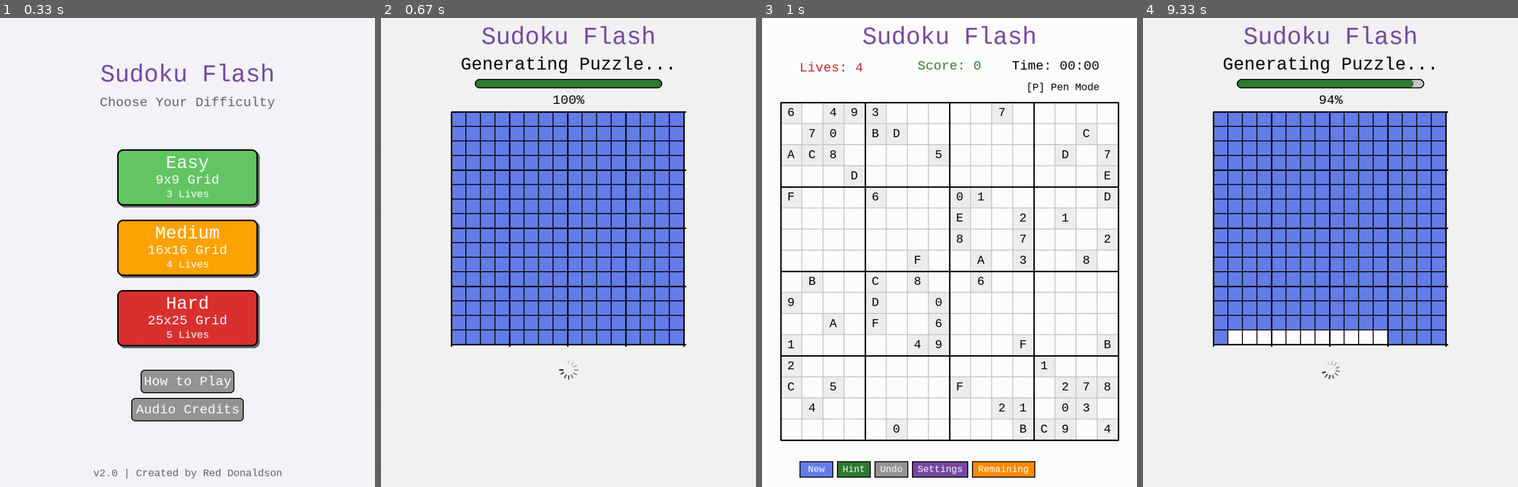
Above: before the commit, frames 1-4 (left to right).
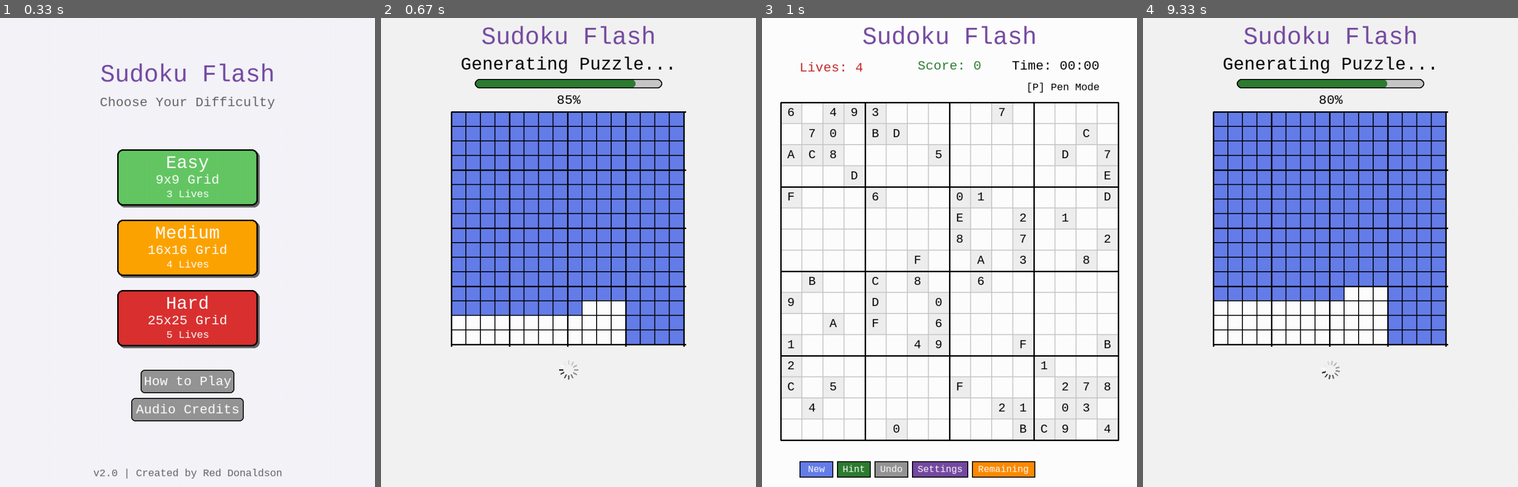
Above: after the commit, the same moments.

Repository: dbdonaldson50/PyGame-Sudoku-Flood
Game: pygame game, started from sudoku_flash.py
The game is run twice, just before and just after one commit, with the same random seed, the same clock (stepped at 60 frames per second) and the same inputs.
Inputs (mouse positions are in pixels of both pictures, inside the frame that each line leads up to):
- Up to frame 1 (0.33 s): no input
- Up to frame 2 (0.67 s): click (568, 252) at 0.38 s
- Up to frame 3 (1 s): no input
- Up to frame 4 (9.33 s): hold Up 1.17-1.63 s; hold Right 1.67-2.13 s; click (1368, 355) at 2.22 s; click "New" at 2.55 s; click "Remaining" at 2.88 s; hold Left 3.17-3.7 s; hold Down 3.73-4.03 s; hold Left 4.07-4.47 s; tap A at 4.5, 5.38, 6.95, 8.28 s; hold Up 4.83-5.2 s; hold Right 5.23-5.87 s; hold Down 5.9-6.27 s; tap 9 at 6.05, 7.45 s; hold Left 6.3-6.77 s; hold Right 6.8-7.27 s; hold Up 7.3-7.6 s; hold Right 7.63-8.1 s; hold Left 8.13-8.67 s; click "0" at 9.08 s

Frame 1 is identical in both runs. In frame 2, 3.2% of the frame differs, in the area x 18-75%, y 13-70%; in frame 3, nothing differs; in frame 4, 3.2%, in the area x 18-73%, y 13-70%.

Commit message:
Fix: Loading screen stalled at 10% for 25x25 puzzles
Problem:
When generating a 25x25 puzzle, the loading screen would show 10% and then
freeze, appearing to stall even though generation was still running.

Root Cause:
- max_position was initialized to grid_size * box_size (125 for 25x25)
- Grid positions are calculated as row * grid_size + col (0 to 624)
- When filling early positions (e.g., position 5), check 5 > 125 failed
- Progress callback never fired after initial 10%, causing apparent freeze

Solution:
- Initialize max_position[0] = 0 instead
- Progress now updates correctly from the start of grid filling
- Loading screen progress bar advances smoothly throughout generation

Modified by: Red Donaldson
Date: March 17, 2026

Diff:
--- a/src/game_logic.py
+++ b/src/game_logic.py
@@ -57,7 +57,7 @@
 
     # Track progress for callbacks - use max position reached to avoid going backward during backtracking
     total_cells = grid_size * grid_size
-    max_position = [grid_size * box_size]  # Diagonal boxes already filled
+    max_position = [0]  # Start from 0, will track maximum grid position reached
 
     def progress_wrapper(row, col):
         """Wrapper to update progress during generation
@@ -66,7 +66,7 @@
         Only updates progress when we reach a new maximum position to avoid
         progress going backward during backtracking.
 
-        Added by: Red Donaldson
+        Modified by: Red Donaldson
         Date: March 17, 2026
         """
         current_position = row * grid_size + col
